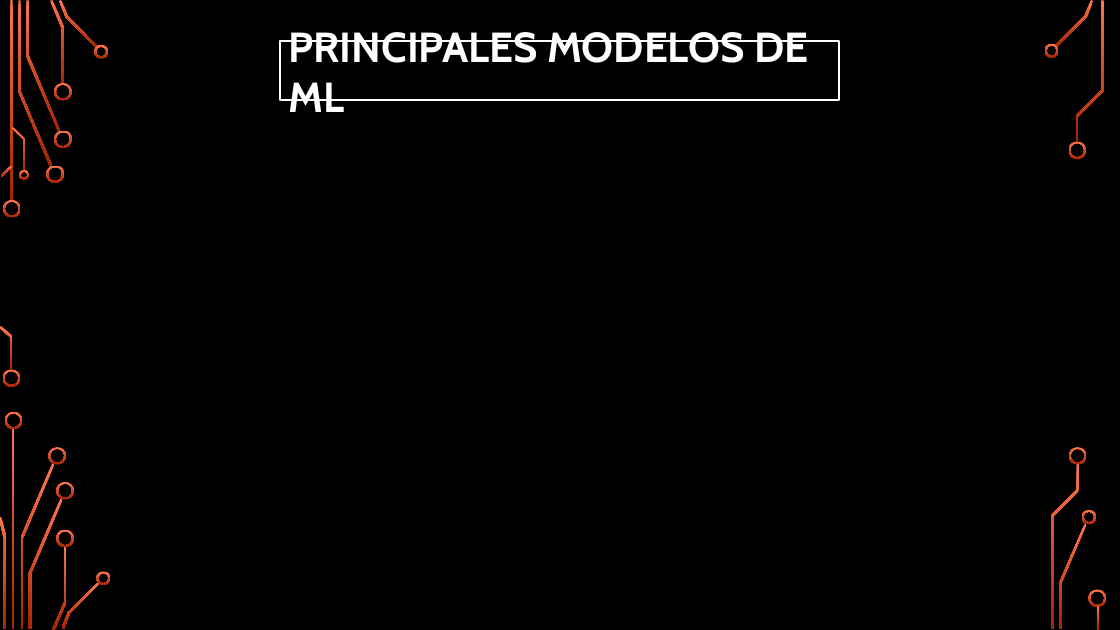
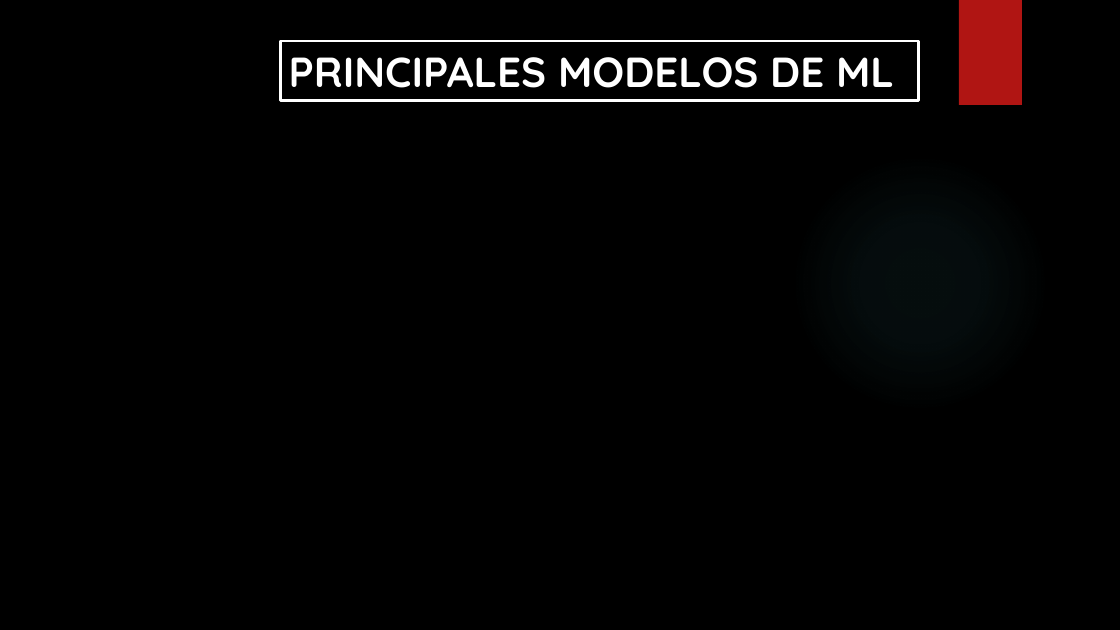
Before and after one commit to Isaac244/Proyecto_Machine_Learning, a slide deck: slide 7 of PROYECTO-MACHINE-LEARNING.pptx. Drawn at 1120x630 pixels with LibreOffice and Linux fonts; fonts in the diff are those of the drawing; background and template pictures are left out. Boxes give left, top, right and bottom in pixels: in the first picture for what was removed or moved away, otherwise in the second. Text is boxed around its words. In the diff, an @@ line names an element or a change of style, - is before the commit and + after.

```diff
--- a/PROYECTO-MACHINE-LEARNING.pptx
+++ b/PROYECTO-MACHINE-LEARNING.pptx
@@ rectangle added at (x1=959, y1=0, x2=1022, y2=105), fill #B01513 @@
@@ rectangle "PRINCIPALES MODELOS DE ML" resized from (x1=281, y1=41, x2=840, y2=101) to (x1=281, y1=41, x2=919, y2=101) @@
@@ rectangle "PRINCIPALES MODELOS DE ML" at (x1=281, y1=41, x2=919, y2=101): font Cabin to Quicksand; outline #FFFFFF 1.75 pt to #FFFFFF 2.25 pt @@
@@ group removed at (x1=0, y1=0, x2=1107, y2=630): 33 freeform shapes, 3 rectangles @@
```
Also in this commit, not shown: 7 other slides changed, 4 slides added, 4 slides removed, 1 other file.
